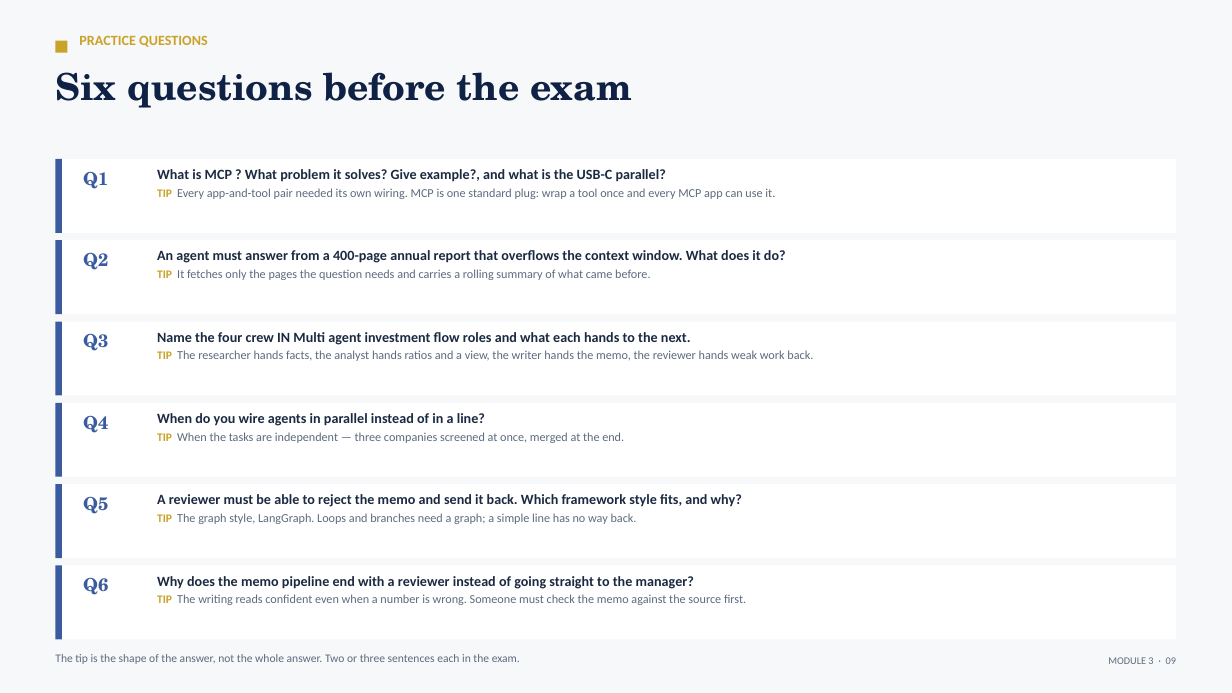
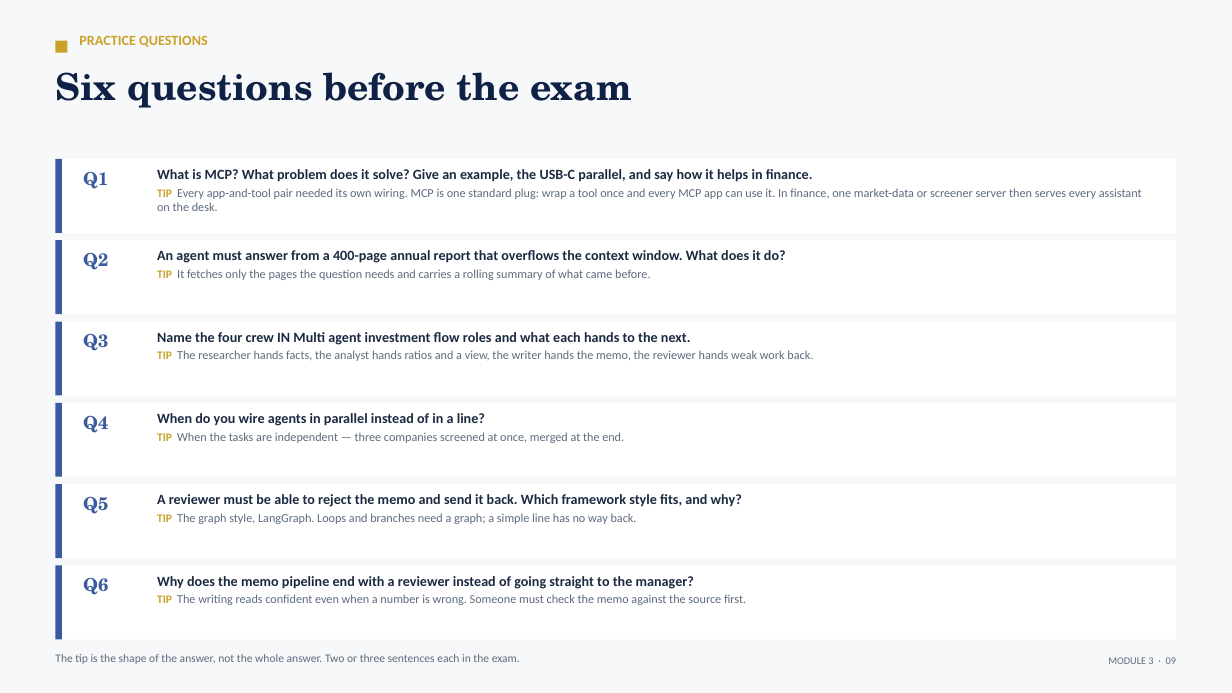
Before and after one commit to tejasgjadhav/AIFINANCE, a slide deck: slide 12 of slides/Module-03-MCP-and-Agent-Orchestration.pptx. Drawn at 1232x693 pixels with LibreOffice and Linux fonts; fonts in the diff are those of the drawing. Boxes give left, top, right and bottom in pixels: in the first picture for what was removed or moved away, otherwise in the second. Text is boxed around its words. In the diff, an @@ line names an element or a change of style, - is before the commit and + after.

```diff
--- a/slides/Module-03-MCP-and-Agent-Orchestration.pptx
+++ b/slides/Module-03-MCP-and-Agent-Orchestration.pptx
@@ text at [157, 169, 1142, 199]: text changed @@
-What is MCP ? What problem it solves? Give example?, and what is the USB-C parallel?
-TIP Every app-and-tool pair needed its own wiring. MCP is one standard plug: wrap a tool once and every MCP app can use it.
+What is MCP? What problem does it solve? Give an example, the USB-C parallel, and say how it helps in finance.
+TIP Every app-and-tool pair needed its own wiring. MCP is one standard plug: wrap a tool once and every MCP app can use it. In finance, one market-data or screener server then serves every assistant on the desk.
```
Also in this commit, not shown: 1 other slide changed, 1 slide added, 3 other files.
